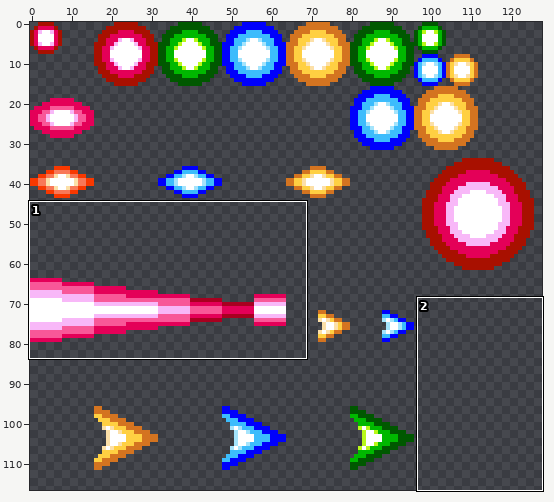
Sprite sheet, stored at textures/enemy_bullets.png. Above: a wide view before the commit, with the close-up outlined.
Close-up. Before the edit:
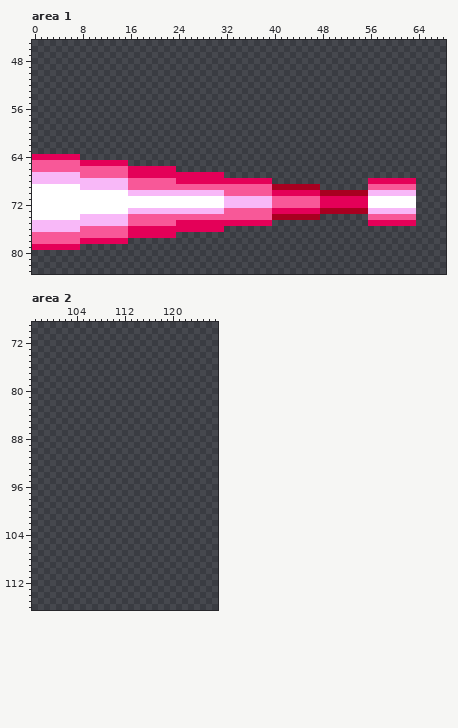
The file is 128x128 pixels. Shown: area 1: x 0..68, y 45..83; area 2: x 97..127, y 69..116. The wide view leaves out empty margins. The commit also changed other parts of the picture, which this record leaves out.
Once edited:
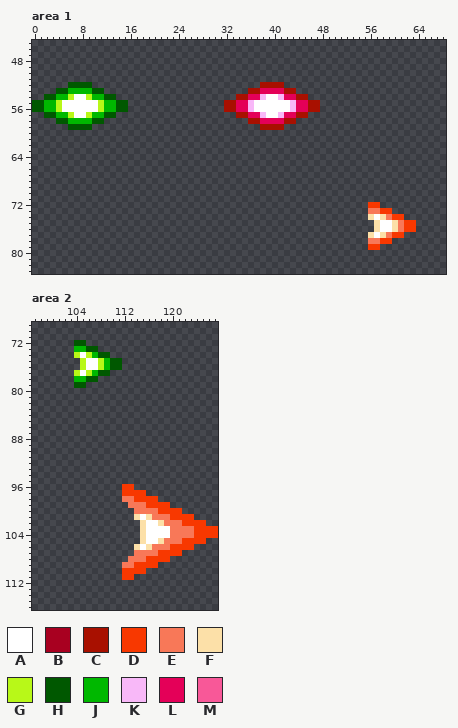
Palette (. is transparent): A #ffffff  B #a80020  C #a81000  D #f83800  E #f87858  F #fce0a8  G #b8f818  H #005800  J #00b800  K #f8b8f8  L #e40058  M #f85898
Difference:
--- area 1
@@ x 0..68 @@
 51 .....................................................................
-52 .....................................................................
-53 .....................................................................
-54 .....................................................................
-55 .....................................................................
-56 .....................................................................
-57 .....................................................................
-58 .....................................................................
-59 .....................................................................
+52 ......HHHH............................CCCC...........................
+53 ....HHJJJJHH........................CCLLLLCC.........................
+54 ..HHJJGAAGJJHH....................CCLLKAAKLLCC.......................
+55 HHJJGAAAAAAGJJHH................CCLLKAAAAAAKLLCC.....................
+56 HHJJGAAAAAAGJJHH................CCLLKAAAAAAKLLCC.....................
+57 ..HHJJGAAGJJHH....................CCLLKAAKLLCC.......................
+58 ....HHJJJJHH........................CCLLLLCC.........................
+59 ......HHHH............................CCCC...........................
 60 .....................................................................
@@ x 0..68 @@
 63 .....................................................................
-64 LLLLLLLL.............................................................
-65 MMMMMMMMLLLLLLLL.....................................................
-66 MMMMMMMMMMMMMMMMLLLLLLLL.............................................
-67 KKKKKKKKMMMMMMMMLLLLLLLLLLLLLLLL.....................................
-68 KKKKKKKKKKKKKKKKMMMMMMMMLLLLLLLLLLLLLLLL................LLLLLLLL.....
-69 AAAAAAAAKKKKKKKKMMMMMMMMMMMMMMMMMMMMMMMMBBBBBBBB........MMMMMMMM.....
-70 AAAAAAAAAAAAAAAAKKKKKKKKKKKKKKKKMMMMMMMMLLLLLLLLBBBBBBBBKKKKKKKK.....
-71 AAAAAAAAAAAAAAAAAAAAAAAAAAAAAAAAKKKKKKKKMMMMMMMMLLLLLLLLAAAAAAAA.....
-72 AAAAAAAAAAAAAAAAAAAAAAAAAAAAAAAAKKKKKKKKMMMMMMMMLLLLLLLLAAAAAAAA.....
-73 AAAAAAAAAAAAAAAAKKKKKKKKKKKKKKKKMMMMMMMMLLLLLLLLBBBBBBBBKKKKKKKK.....
-74 AAAAAAAAKKKKKKKKMMMMMMMMMMMMMMMMMMMMMMMMBBBBBBBB........MMMMMMMM.....
-75 KKKKKKKKKKKKKKKKMMMMMMMMLLLLLLLLLLLLLLLL................LLLLLLLL.....
-76 KKKKKKKKMMMMMMMMLLLLLLLLLLLLLLLL.....................................
-77 MMMMMMMMMMMMMMMMLLLLLLLL.............................................
-78 MMMMMMMMLLLLLLLL.....................................................
-79 LLLLLLLL.............................................................
+64 .....................................................................
+65 .....................................................................
+66 .....................................................................
+67 .....................................................................
+68 .....................................................................
+69 .....................................................................
+70 .....................................................................
+71 .....................................................................
+72 ........................................................DD...........
+73 ........................................................EEDD.........
+74 ........................................................FAFEDD.......
+75 .........................................................FAAFEDD.....
+76 .........................................................FAAFEDD.....
+77 ........................................................FAFEDD.......
+78 ........................................................EEDD.........
+79 ........................................................DD...........
 80 .....................................................................
--- area 2
@@ x 102..113 @@
  71 ............
- 72 ............
- 73 ............
- 74 ............
- 75 ............
- 76 ............
- 77 ............
- 78 ............
- 79 ............
+ 72 ..HH........
+ 73 ..JJHH......
+ 74 ..GAGJHH....
+ 75 ...GAAGJHH..
+ 76 ...GAAGJHH..
+ 77 ..GAGJHH....
+ 78 ..JJHH......
+ 79 ..HH........
  80 ............
@@ x 110..127 @@
  95 ..................
- 96 ..................
- 97 ..................
- 98 ..................
- 99 ..................
-100 ..................
-101 ..................
-102 ..................
-103 ..................
-104 ..................
-105 ..................
-106 ..................
-107 ..................
-108 ..................
-109 ..................
-110 ..................
-111 ..................
+ 96 ..DD..............
+ 97 ..DDDD............
+ 98 ..EEDDDD..........
+ 99 ...EEEDDDD........
+100 ....EEEEDDDD......
+101 ....FAFEEEDDDD....
+102 .....FAAFEEEDDDD..
+103 .....FAAAAEEEEDDDD
+104 .....FAAAAEEEEDDDD
+105 .....FAAFEEEDDDD..
+106 ....FAFEEEDDDD....
+107 ....EEEEDDDD......
+108 ...EEEDDDD........
+109 ..EEDDDD..........
+110 ..DDDD............
+111 ..DD..............
 112 ..................
